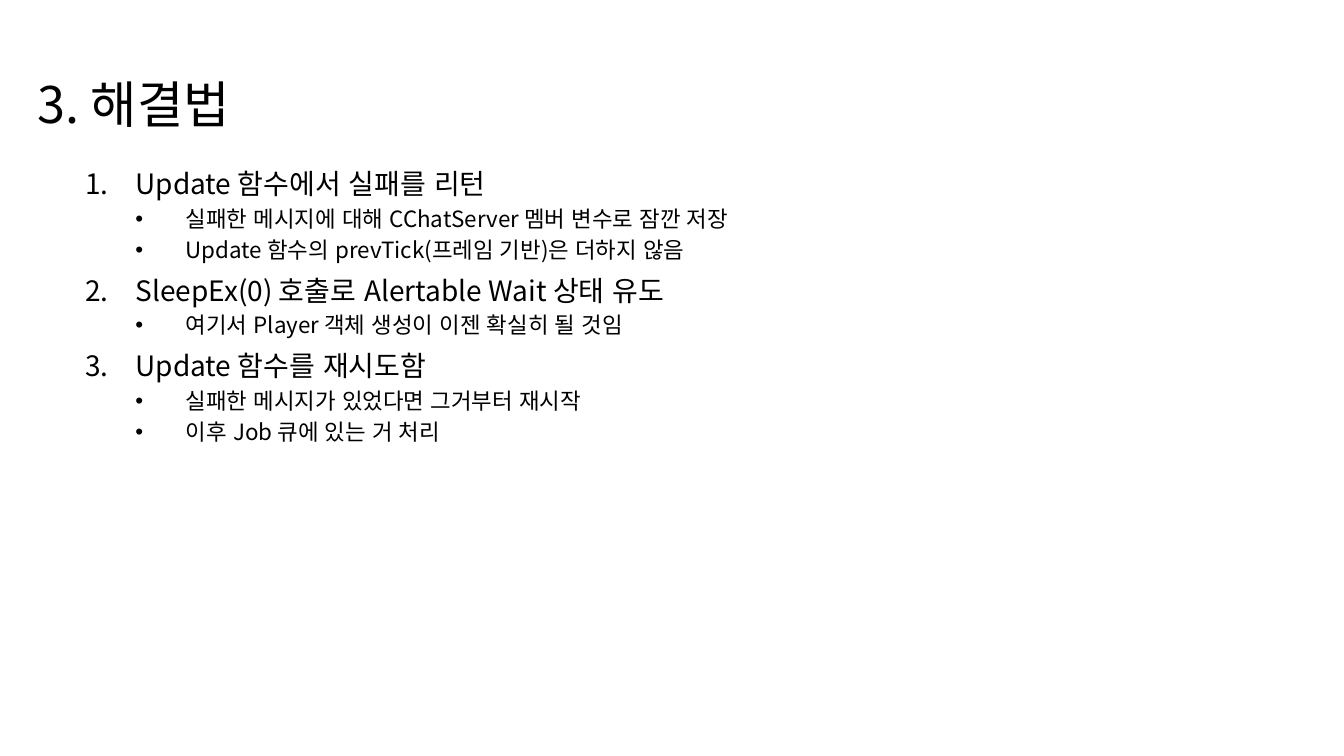
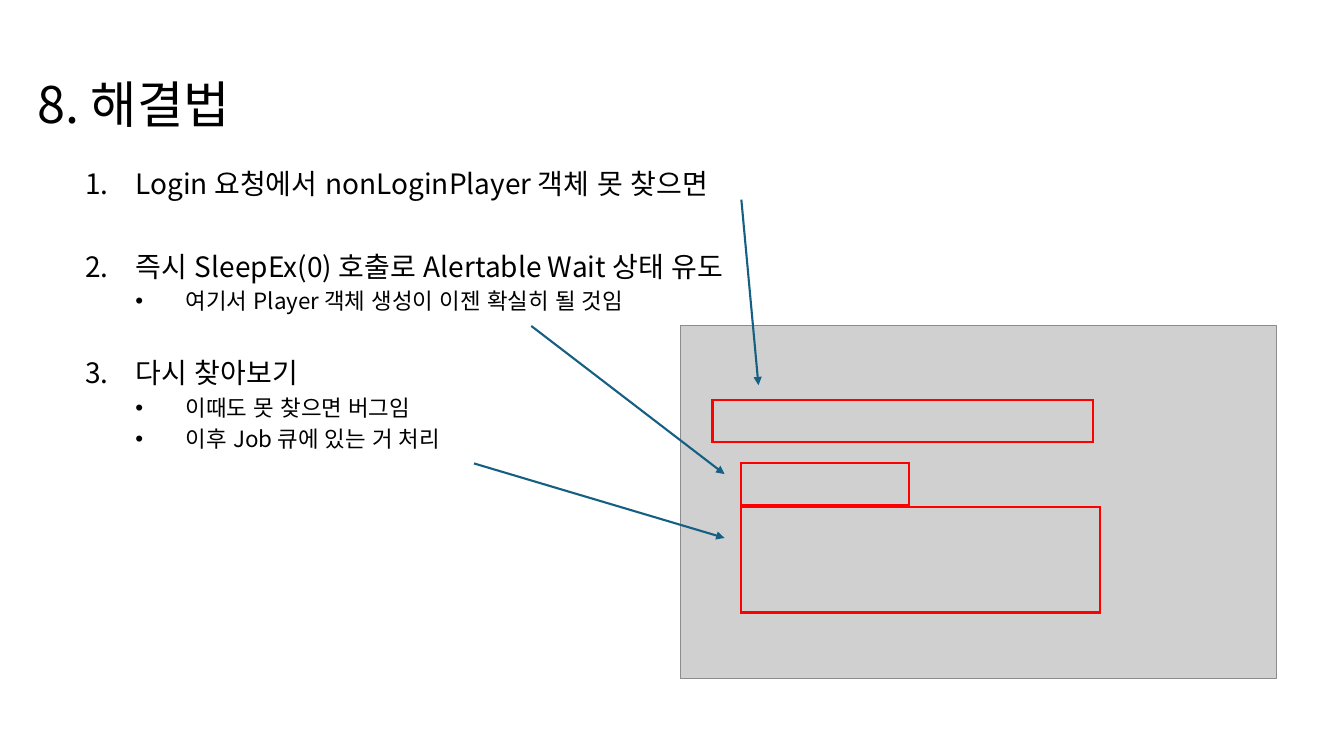
Before and after one commit to MyungHyun-Ahn/Portfolio, a slide deck: slide 8 of 04_IOCP_ChatServer/IOCP_ChatServer/싱글스레드채팅서버_설계.pptx (slide 3 before the commit). Drawn at 1344x756 pixels with LibreOffice and Linux fonts; fonts in the diff are those of the drawing; grey boxes stand for pictures. Boxes give left, top, right and bottom in pixels: in the first picture for what was removed or moved away, otherwise in the second. Text is boxed around its words. In the diff, an @@ line names an element or a change of style, - is before the commit and + after.

```diff
--- a/04_IOCP_ChatServer/IOCP_ChatServer/싱글스레드채팅서버_설계.pptx
+++ b/04_IOCP_ChatServer/IOCP_ChatServer/싱글스레드채팅서버_설계.pptx
@@ title at (x1=37, y1=81, x2=230, y2=127): text changed @@
-3. 해결법
+8. 해결법
@@ subtitle at (x1=135, y1=170, x2=724, y2=284): text changed; size 16 to 20 pt @@
-1. Update 함수에서 실패를 리턴
-  • 실패한 메시지에 대해 CChatServer 멤버 변수로 잠깐 저장
-  • Update 함수의 prevTick(프레임 기반)은 더하지 않음
-2. SleepEx(0) 호출로 Alertable Wait 상태 유도
+1. Login 요청에서 nonLoginPlayer 객체 못 찾으면
+2. 즉시 SleepEx(0) 호출로 Alertable Wait 상태 유도
@@ arrow added from (741, 200) to (758, 385), #156082 1.5 pt @@
@@ arrow added from (531, 326) to (725, 474), #156082 1.5 pt @@
@@ subtitle at (x1=135, y1=359, x2=410, y2=418): text changed @@
-3. Update 함수를 재시도함
-  • 실패한 메시지가 있었다면 그거부터 재시작
+3. 다시 찾아보기
+  • 이때도 못 찾으면 버그임
@@ arrow added from (474, 464) to (725, 538), #156082 1.5 pt @@
@@ group added at (x1=681, y1=326, x2=1277, y2=679): 3 rectangles, 1 picture @@
```
Also in this commit, not shown: 4 other slides changed, 5 slides added, 3 other files.
